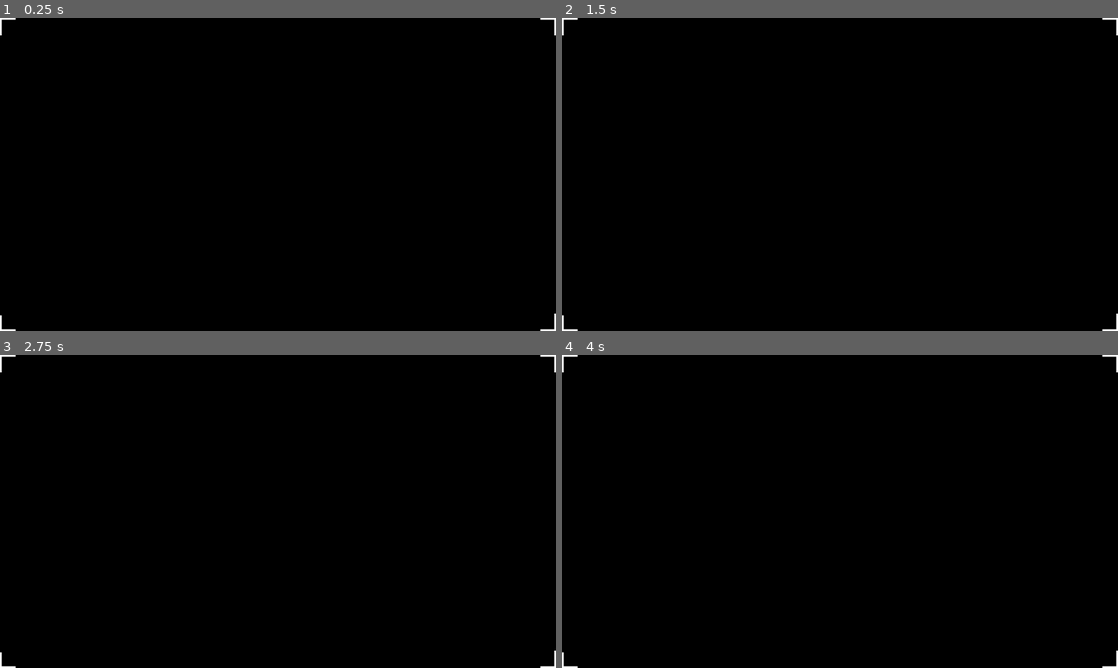
Above: before the commit, frames 1-4 (two rows, left to right).
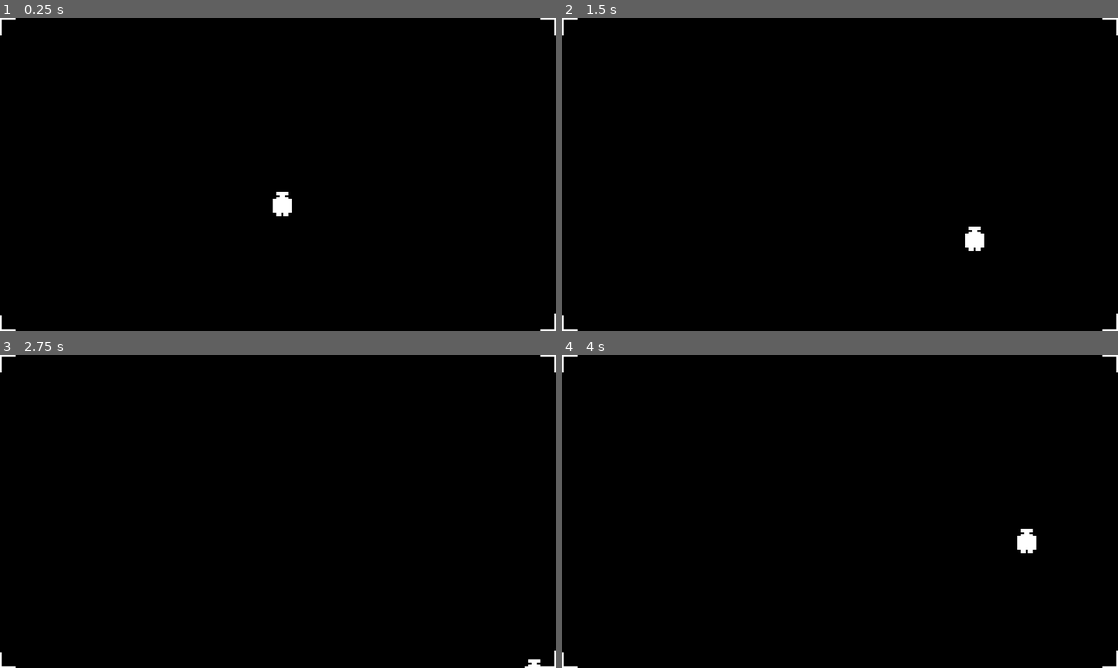
Above: after the commit, the same moments.

Repository: xikylan/wizard-slime-hunters
Game: Godot game, scene res://game_root.tscn
Same seed, same stepped clock (60 frames per second), same inputs: the game is played once before the commit and once after it.
Inputs:
- Up to frame 1 (0.25 s): no input
- Up to frame 2 (1.5 s): tap Enter at 0.5 s; hold D (move_right, bound only after the commit) 0.53-1.28 s; hold S (move_down, bound only after the commit) from 1.28 s (still down)
- Up to frame 3 (2.75 s): release S (move_down, bound only after the commit) at 2.03 s; hold D (move_right, bound only after the commit) from 2.03 s (still down)
- Up to frame 4 (4 s): release D (move_right, bound only after the commit) at 2.78 s; hold W (move_up, bound only after the commit) 2.78-3.53 s; hold A (move_left, bound only after the commit) from 3.53 s (still down)

The runs differ from the first frame. In frame 1, 0.2% of the frame differs, in the area x 49-53%, y 55-64%; in frame 2, 0.2%; in frame 3, less than 0.1%; in frame 4, 0.2%.

Commit message:
got player movin around

Diff:
--- a/game_root.tscn
+++ b/game_root.tscn
@@ -1,9 +1,13 @@
 [gd_scene format=3 uid="uid://c1srisqd141ee"]
 
 [ext_resource type="PackedScene" uid="uid://5mxd5avoxe1" path="res://scenes/background.tscn" id="1_xj5yv"]
+[ext_resource type="PackedScene" uid="uid://du3pyksgfxexo" path="res://scenes/player.tscn" id="2_pjpa4"]
 
 [node name="GameRoot" type="Node" unique_id=1303203010]
 
 [node name="World" type="Node2D" parent="." unique_id=526752795]
 
 [node name="Background" parent="World" unique_id=654890718 instance=ExtResource("1_xj5yv")]
+
+[node name="Player" parent="World" unique_id=1749811385 instance=ExtResource("2_pjpa4")]
+position = Vector2(162, 107)
--- a/project.godot
+++ b/project.godot
@@ -23,6 +23,33 @@
 window/stretch/mode="canvas_items"
 window/stretch/scale_mode="integer"
 
+[editor_plugins]
+
+enabled=PackedStringArray("res://addons/godot_vim/plugin.cfg")
+
+[input]
+
+move_up={
+"deadzone": 0.2,
+"events": [Object(InputEventKey,"resource_local_to_scene":false,"resource_name":"","device":-1,"window_id":0,"alt_pressed":false,"shift_pressed":false,"ctrl_pressed":false,"meta_pressed":false,"pressed":false,"keycode":0,"physical_keycode":87,"key_label":0,"unicode":119,"location":0,"echo":false,"script":null)
+]
+}
+move_down={
+"deadzone": 0.2,
+"events": [Object(InputEventKey,"resource_local_to_scene":false,"resource_name":"","device":-1,"window_id":0,"alt_pressed":false,"shift_pressed":false,"ctrl_pressed":false,"meta_pressed":false,"pressed":false,"keycode":0,"physical_keycode":83,"key_label":0,"unicode":115,"location":0,"echo":false,"script":null)
+]
+}
+move_left={
+"deadzone": 0.2,
+"events": [Object(InputEventKey,"resource_local_to_scene":false,"resource_name":"","device":-1,"window_id":0,"alt_pressed":false,"shift_pressed":false,"ctrl_pressed":false,"meta_pressed":false,"pressed":false,"keycode":0,"physical_keycode":65,"key_label":0,"unicode":97,"location":0,"echo":false,"script":null)
+]
+}
+move_right={
+"deadzone": 0.2,
+"events": [Object(InputEventKey,"resource_local_to_scene":false,"resource_name":"","device":-1,"window_id":0,"alt_pressed":false,"shift_pressed":false,"ctrl_pressed":false,"meta_pressed":false,"pressed":false,"keycode":0,"physical_keycode":68,"key_label":0,"unicode":100,"location":0,"echo":false,"script":null)
+]
+}
+
 [physics]
 
 3d/physics_engine="Jolt Physics"
--- /dev/null
+++ b/scenes/player.tscn
@@ -0,0 +1,12 @@
+[gd_scene format=3 uid="uid://du3pyksgfxexo"]
+
+[ext_resource type="Texture2D" uid="uid://y47dotawjcyn" path="res://assets/tmp_player.png" id="1_3vyb7"]
+[ext_resource type="Script" uid="uid://c1cr1k44ckcm4" path="res://scripts/player.gd" id="1_g2els"]
+
+[node name="Player" type="CharacterBody2D" unique_id=1327166324]
+script = ExtResource("1_g2els")
+
+[node name="Sprite2D" type="Sprite2D" parent="." unique_id=658639632]
+texture = ExtResource("1_3vyb7")
+
+[node name="CollisionShape2D" type="CollisionShape2D" parent="." unique_id=192304558]
--- /dev/null
+++ b/scripts/player.gd
@@ -0,0 +1,13 @@
+extends CharacterBody2D
+
+const SPEED = 100.0
+
+func _physics_process(delta: float) -> void:
+	var direction = Vector2.ZERO
+
+	direction.x = Input.get_axis("move_left", "move_right")
+	direction.y = Input.get_axis("move_up", "move_down")
+
+	velocity = direction.normalized() * SPEED
+
+	move_and_slide()
Not shown, added: addons/godot_vim/godot_vim.gd
Not shown, added: addons/godot_vim/godot_vim.gd.uid
Not shown, added: addons/godot_vim/godot_vim.gdextension.uid
Not shown, added: addons/godot_vim/plugin.cfg
Binary file added: assets/tmp_player.png
Not shown, added: assets/tmp_player.png.import
Not shown, added: scripts/player.gd.uid
Not shown, added: LICENSE
Not shown, added: README.md
Not shown, added: addons/godot_vim/bin/godot_vim.dll
Not shown, added: addons/godot_vim/bin/libgodot_vim.dylib
Not shown, added: addons/godot_vim/bin/libgodot_vim.so
(and 1 more such lines)
